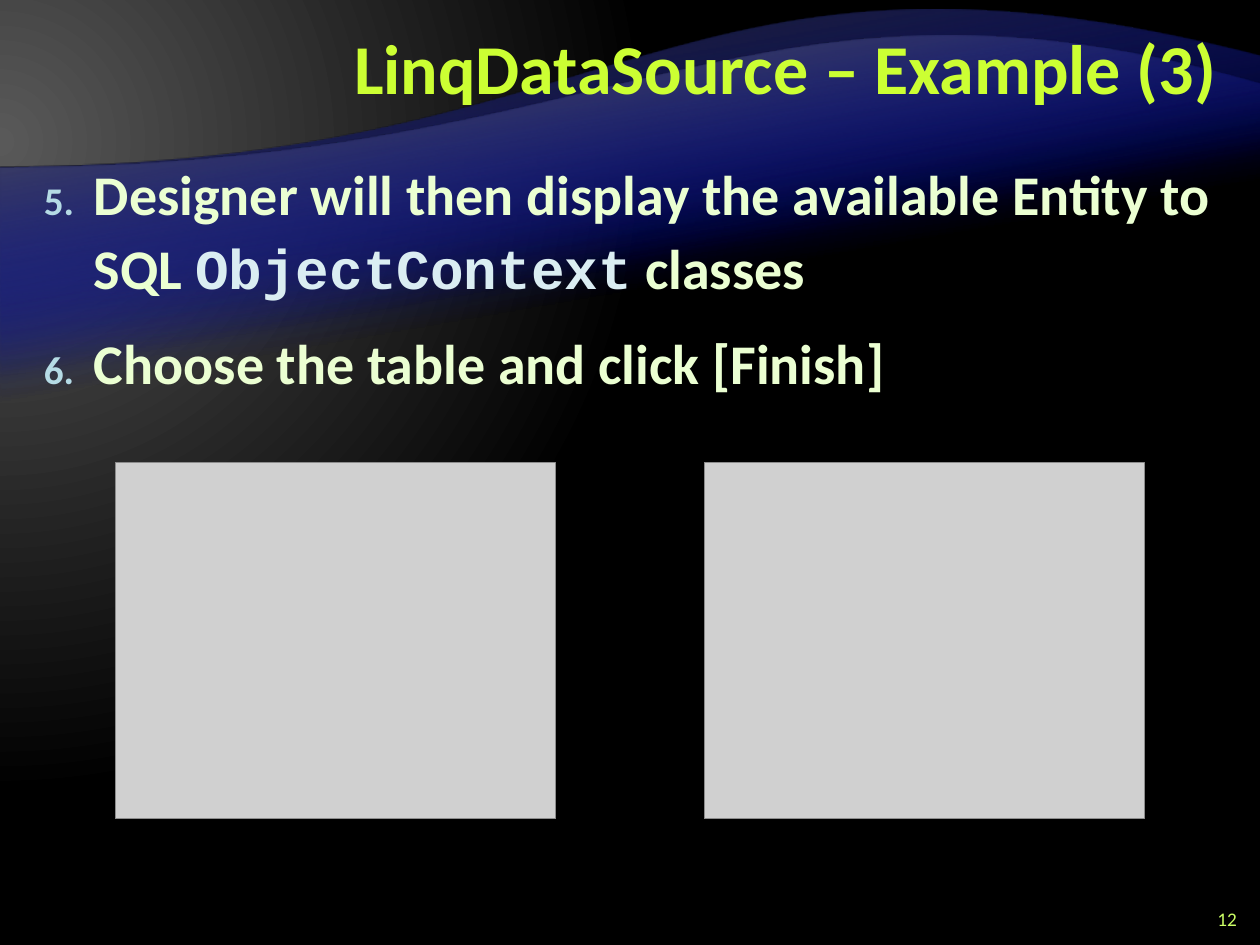
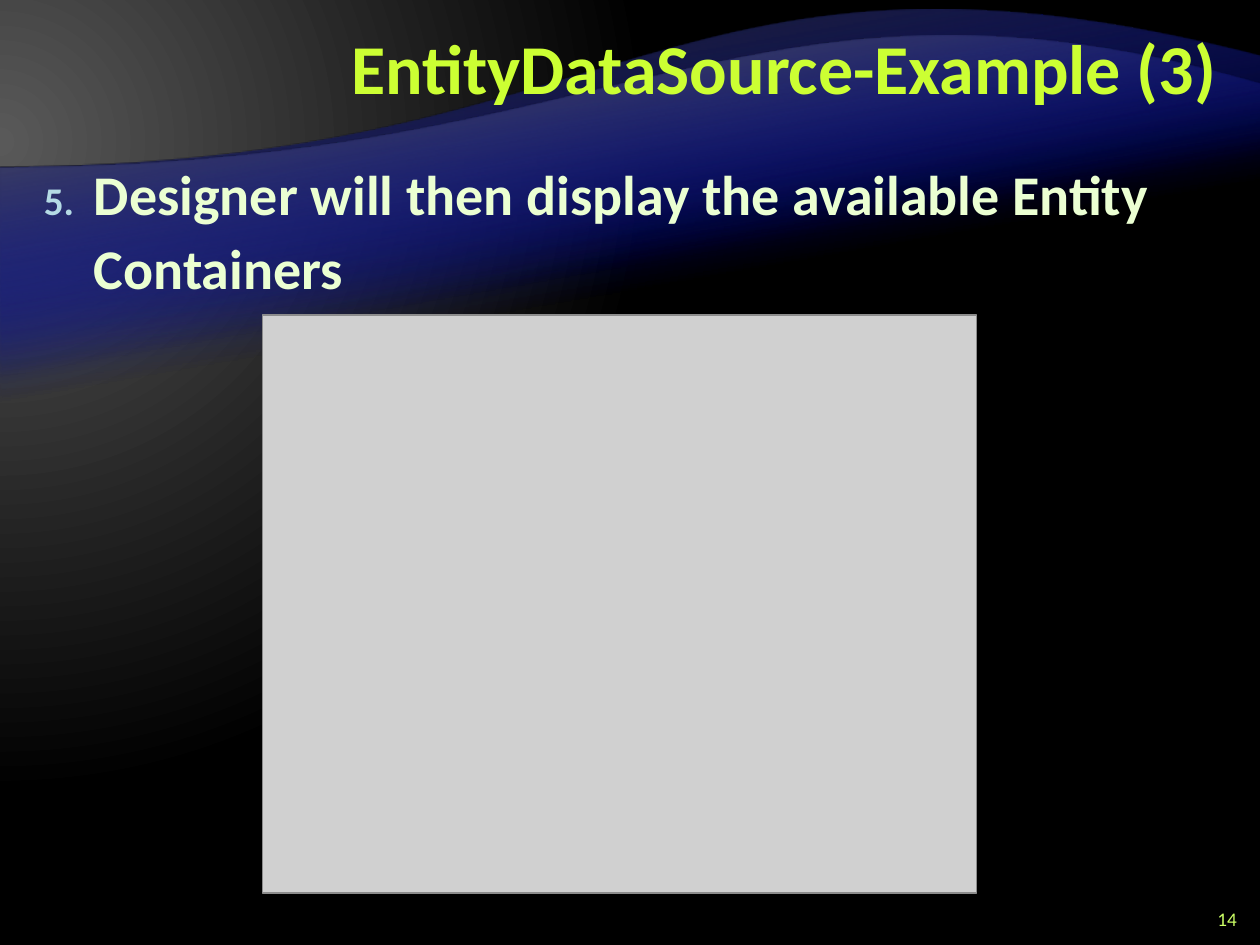
Before and after one commit to Graveheart/aspnetcourse, a slide deck: slide 14 of 2010/lectures/10. ASP.NET-and-Databases.pptx (slide 12 before the commit). Drawn at 1260x945 pixels with LibreOffice and Linux fonts; fonts in the diff are those of the drawing; grey boxes stand for pictures; background and template pictures are left out. Boxes give left, top, right and bottom in pixels: in the first picture for what was removed or moved away, otherwise in the second. Text is boxed around its words. In the diff, an @@ line names an element or a change of style, - is before the commit and + after.

```diff
--- a/2010/lectures/10. ASP.NET-and-Databases.pptx
+++ b/2010/lectures/10. ASP.NET-and-Databases.pptx
@@ title at box(352, 36, 1216, 111): text changed @@
-LinqDataSource – Example (3)
+EntityDataSource-Example (3)
@@ text at box(94, 175, 1147, 302): text changed @@
-5. Designer will then display the available Entity to SQL ObjectContext classes
-6. Choose the table and click [Finish]
+5. Designer will then display the available Entity Containers
@@ picture added at box(262, 315, 976, 893) @@
@@ picture removed at box(116, 462, 556, 819) @@
@@ picture removed at box(704, 462, 1144, 819) @@
@@ page number at box(1217, 913, 1236, 926): text changed @@
-12
+14
```
Also in this commit, not shown: 9 other slides changed, 3 slides added, 3 slides removed.
